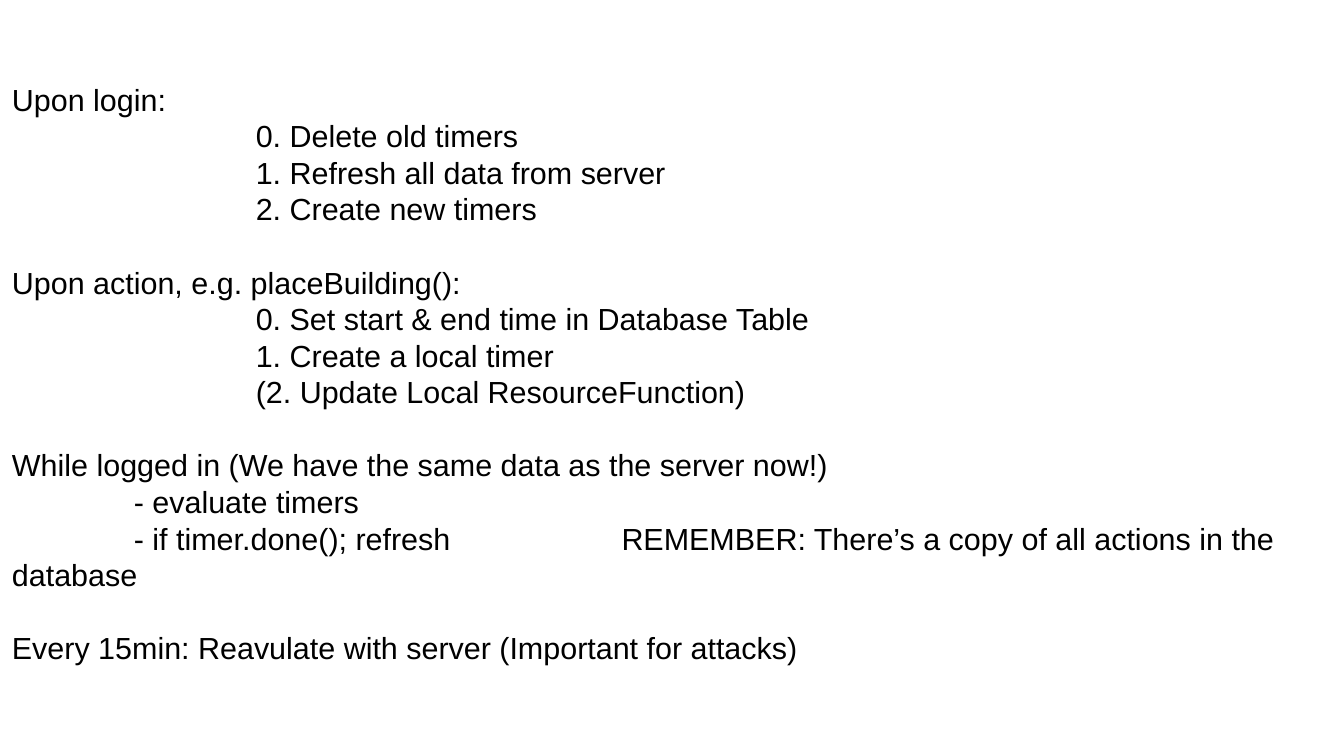
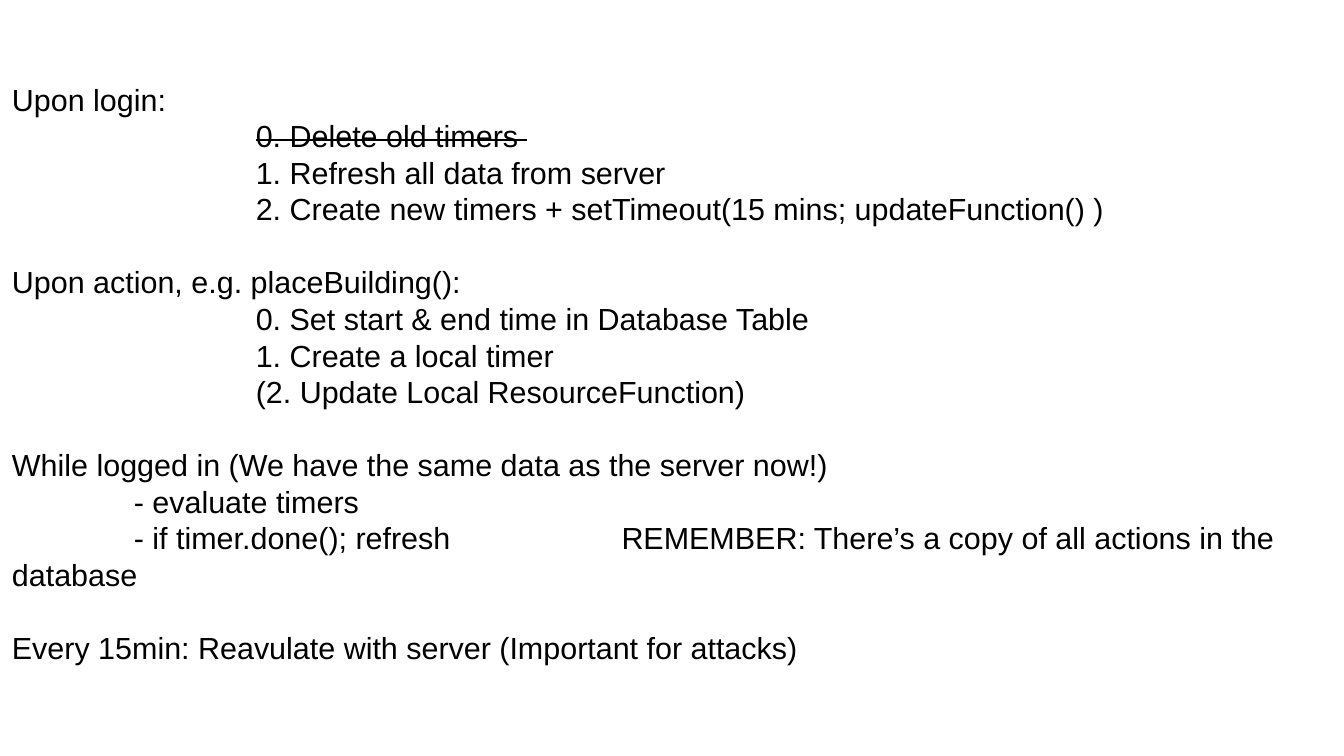
Before and after one commit to JeCheeseSmith/Clash-of-ppdb-s, a slide deck: slide 1 of documentation/timeManagement.odp. Drawn at 1344x756 pixels with LibreOffice and Linux fonts; fonts in the diff are those of the drawing. Boxes give left, top, right and bottom in pixels: in the first picture for what was removed or moved away, otherwise in the second. Text is boxed around its words. In the diff, an @@ line names an element or a change of style, - is before the commit and + after.

Commit message:
wrote out pseudo code for timers frontend

```diff
--- a/documentation/timeManagement.odp
+++ b/documentation/timeManagement.odp
@@ text at [256,125,518,148]: strikethrough on in "0. Delete old timers" @@
@@ text at [256,198,1085,226]: text changed @@
-2. Create new timers
+2. Create new timers + setTimeout(15 mins; updateFunction() )
```
Also in this commit, not shown: 1 slide added.
